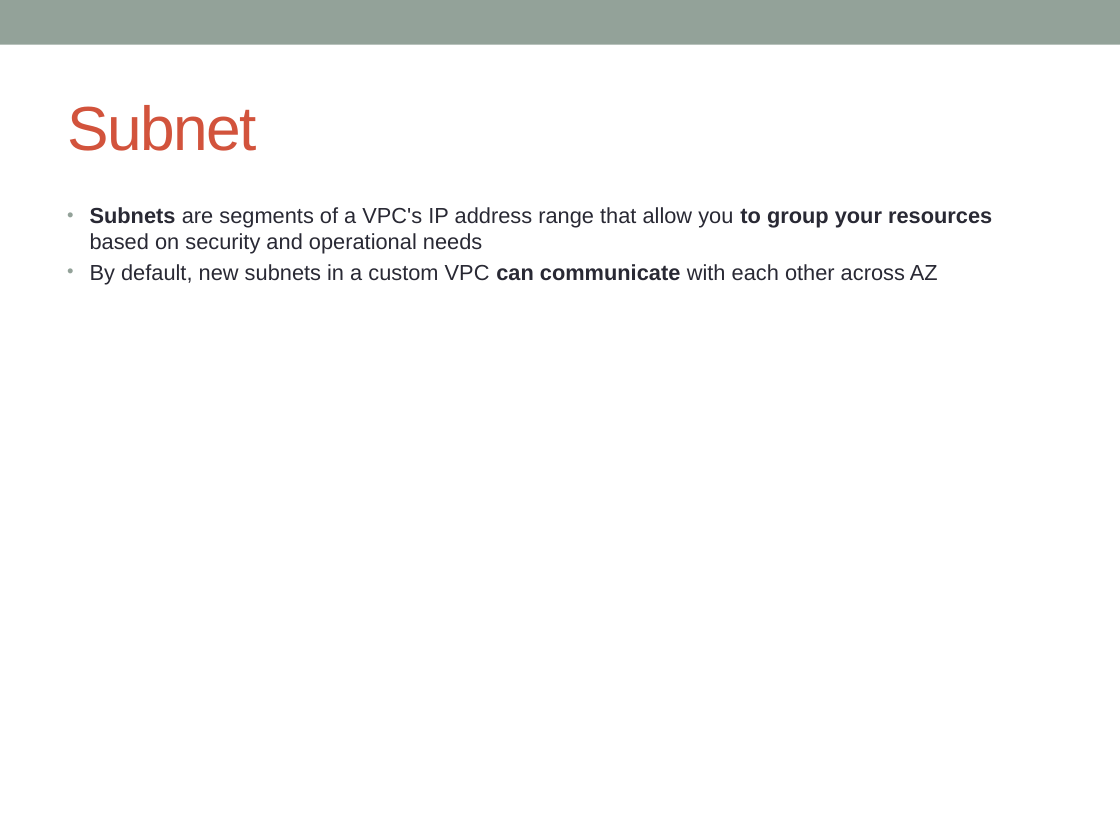
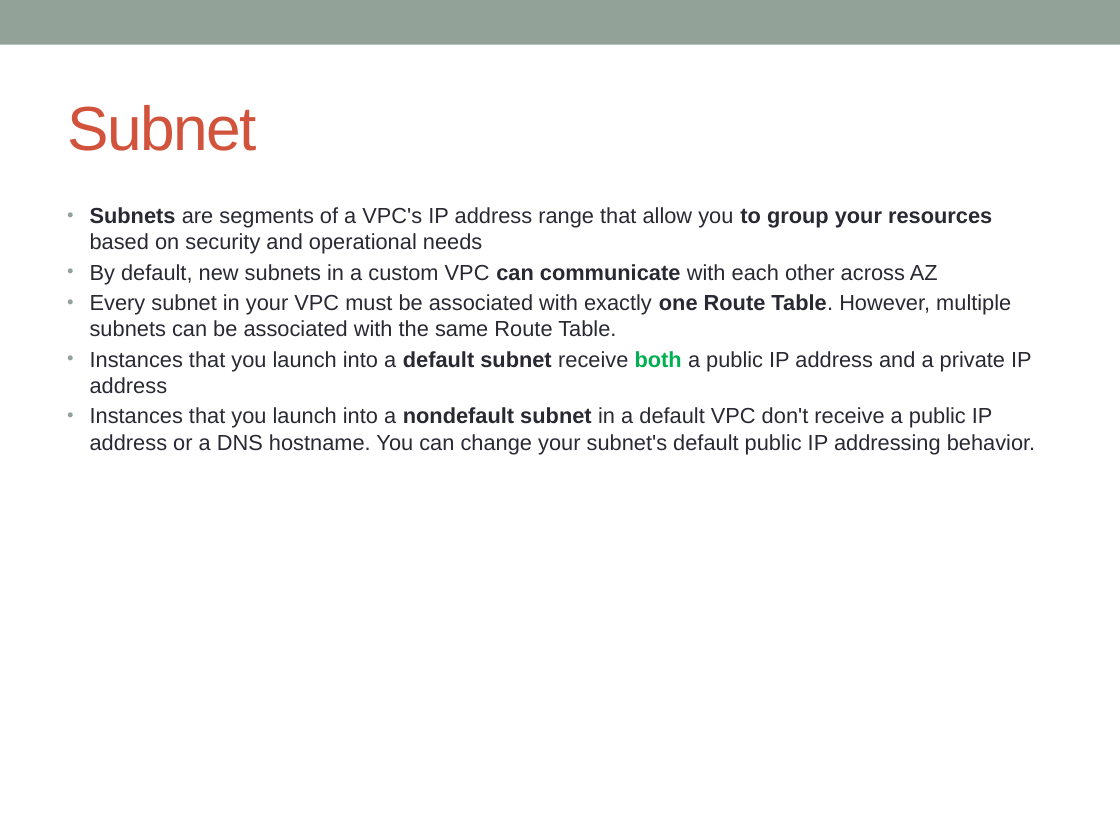
Before and after one commit to notionquest/ProjectDocumentation, a slide deck: slide 32 of AWS_Solution_Architect.pptx (slide 21 before the commit). Drawn at 1120x840 pixels with LibreOffice and Linux fonts; fonts in the diff are those of the drawing. Boxes give left, top, right and bottom in pixels: in the first picture for what was removed or moved away, otherwise in the second. Text is boxed around its words. In the diff, an @@ line names an element or a change of style, - is before the commit and + after.

```diff
--- a/AWS_Solution_Architect.pptx
+++ b/AWS_Solution_Architect.pptx
@@ text at (90, 294, 1036, 454): paragraphs added @@
+• Every subnet in your VPC must be associated with exactly one Route Table. However, multiple subnets can be associated with the same Route Table.
+• Instances that you launch into a default subnet receive both a public IP address and a private IP address
+• Instances that you launch into a nondefault subnet in a default VPC don't receive a public IP address or a DNS hostname. You can change your subnet's default public IP addressing behavior.
```
Also in this commit, not shown: 9 other slides changed, 19 slides added.
